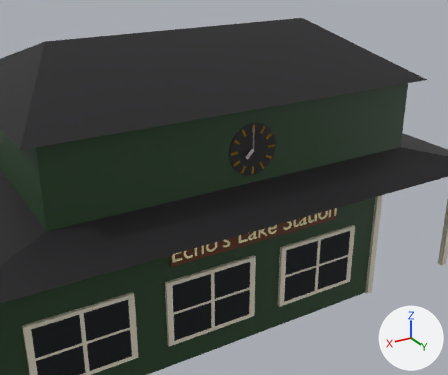
A saved change to the Blender file Assets/21 World Building/Buildings/Models/station.blend.
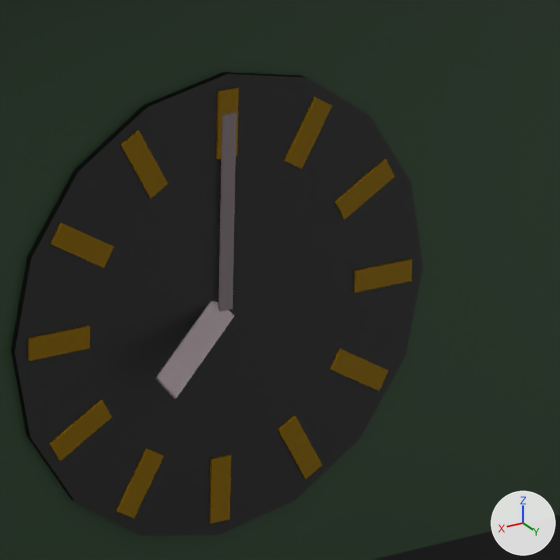
Each version appears first from a 50 mm lens placed at (8.9, 9.88, 8.2), pointed at (3.36, 0.65, 3.58), and next in a close-up on the part from 51% to 65% of the width and 31% to 48% of the height. The lights are fixed; the arrows at lower right show +X, +Y and +Z.

The scene before the commit, as lines of its bpy script (objects in view):
```python
me_cube_098 = bpy.data.meshes.new('Cube.098')
me_cube_098.from_pydata(...)  # a box spanning x -0.0381..0.0381, y -0.05..0.05, z -0.05..0.0739; a box spanning x -0.0381..0.0381, y -0.05..0.05, z -0.05..0.0739
me_cube_098.materials.append(mat_clock_pointers)  # white #e7d5da
me_cube_099 = bpy.data.meshes.new('Cube.099')
me_cube_099.from_pydata(...)  # a box spanning x -0.0355..0.0355, y -0.05..0.05, z -0.05..0.0665; a box spanning x -0.0355..0.0355, y -0.05..0.05, z -0.05..0.0665
me_cube_099.materials.append(mat_clock_pointers)  # white #e7d5da
me_cylinder = bpy.data.meshes.new('Cylinder')
me_cylinder.from_pydata(...)  # a 16-sided cylinder along z spanning x -0.525..0.525, y -0.525..0.525, z -0.008..0.008
me_cylinder.materials.append(mat_clock_background)  # black #151515
ob_clock_base = bpy.data.objects.new('Clock Base', me_cylinder)
ob_clock_base.location = (2.723, 0.641, 4.219)
ob_clock_base.rotation_euler = (1.571, 0.0, 0.0)  # degrees (90, 0, 0)
ob_clock_hours = bpy.data.objects.new('Clock Hours', me_cube_098)
ob_clock_hours.location = (2.807, 0.692, 4.178)
ob_clock_hours.rotation_euler = (-0.852, -3.989, -0.543)  # degrees (-49, -229, -31)
ob_clock_hours.scale = (0.822, 0.0552, 2.12)
ob_clock_minutes = bpy.data.objects.new('Clock Minutes', me_cube_099)
ob_clock_minutes.location = (2.723, 0.659, 4.407)
ob_clock_minutes.scale = (0.463, 0.0552, 3.78)
# also in view: 'Base' at (2.74, -1.89, 3.15); 'Clock Marking' at (2.72, 0.65, 4.22)
```
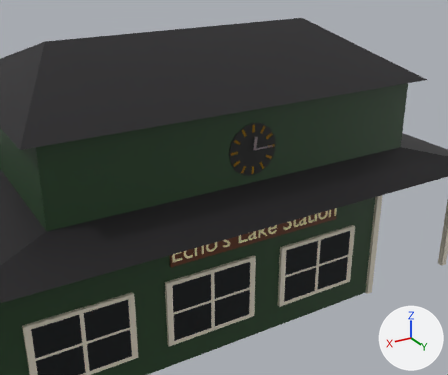
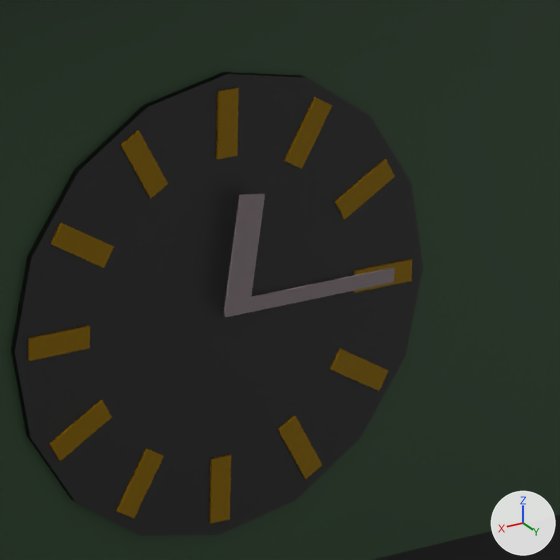
What changed in the scene script:
```text
Change ob_clock_hours:
    ob_clock_hours.location: (2.807, 0.692, 4.178) -> (2.703, 0.692, 4.326)
    ob_clock_hours.rotation_euler: (-0.852, -3.989, -0.543) -> (0.0, -0.131, 0.0)  # degrees (-49, -229, -31) -> degrees (0, -7.5, 0)
Change ob_clock_minutes:
    ob_clock_minutes.location: (2.723, 0.659, 4.407) -> (2.534, 0.659, 4.219)
    ob_clock_minutes.rotation_euler: (0.0, 0.0, 0.0) -> (0.0, -1.571, 0.0)  # degrees (0, 0, 0) -> degrees (0, -90, 0)
```

Changed parts and their boxes [x1, y1, x2, y2] in the close-ups (560 x 560 px):
'Clock Hours', moved, turned
    before: [156, 301, 234, 399]
    after: [224, 194, 265, 314]
'Clock Minutes', moved, turned
    before: [218, 112, 237, 311]
    after: [225, 267, 395, 317]
